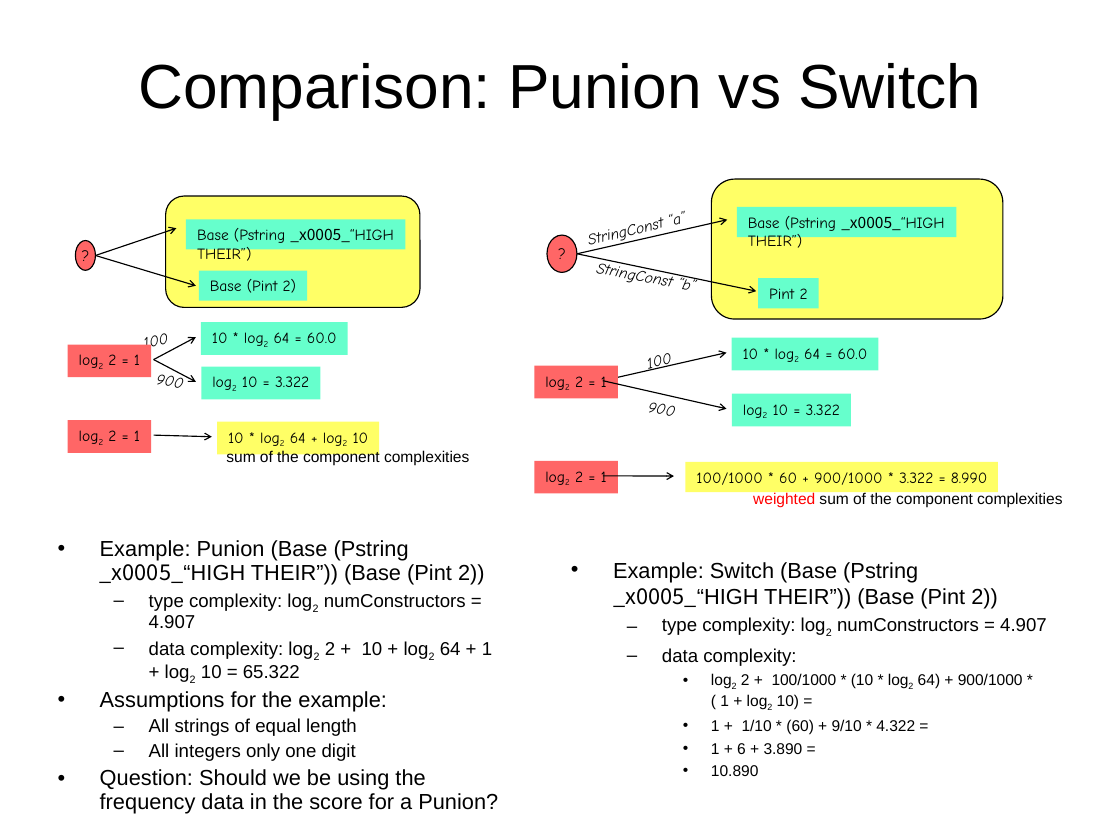
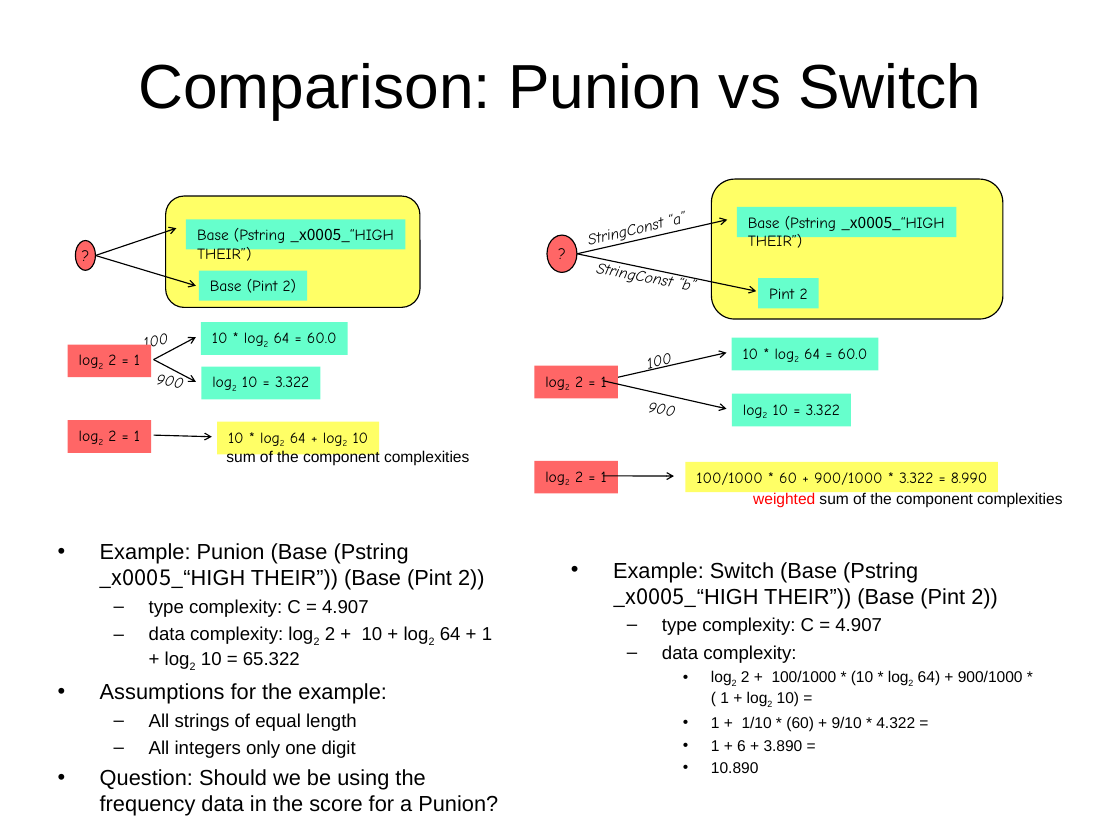
Before and after one commit to cornell-pl/forest, a slide deck: slide 9 of pads/documents/scoring/Comparisons.ppt. Drawn at 1120x840 pixels with LibreOffice and Linux fonts; fonts in the diff are those of the drawing. Boxes give left, top, right and bottom in pixels: in the first picture for what was removed or moved away, otherwise in the second. Text is boxed around its words. In the diff, an @@ line names an element or a change of style, - is before the commit and + after.

Commit message:
More comparisons

```diff
--- a/pads/documents/scoring/Comparisons.ppt
+++ b/pads/documents/scoring/Comparisons.ppt
@@ text at (x1=100, y1=543, x2=498, y2=816): line spacing 0.9 to 1 @@
@@ text at (x1=149, y1=599, x2=369, y2=617): text changed @@
-  – type complexity: log2 numConstructors = 4.907
+  – type complexity: C = 4.907
@@ text at (x1=662, y1=617, x2=882, y2=635): text changed @@
-  – type complexity: log2 numConstructors = 4.907
+  – type complexity: C = 4.907
```
Also in this commit, not shown: 11 other slides changed, 1 slide removed.
